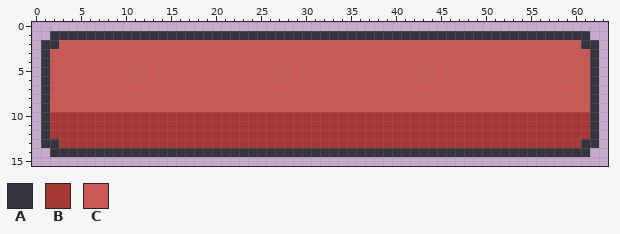
One commit to this pixel-art file: assets/Aseprite/health_bar.aseprite. Above is the file before it was changed.
64x16 pixels, 1 frame.
Palette (. is transparent): A #353540  B #a73835  C #ca5954
Pixels before, first column x 1:
 1 .AAAAAAAAAAAAAAAAAAAAAAAAAAAAAAAAAAAAAAAAAAAAAAAAAAAAAAAAAAAA.
 2 AACCCCCCCCCCCCCCCCCCCCCCCCCCCCCCCCCCCCCCCCCCCCCCCCCCCCCCCCCCAA
 3 ACCCCCCCCCCCCCCCCCCCCCCCCCCCCCCCCCCCCCCCCCCCCCCCCCCCCCCCCCCCCA
 4 ACCCCCCCCCCCCCCCCCCCCCCCCCCCCCCCCCCCCCCCCCCCCCCCCCCCCCCCCCCCCA
 5 ACCCCCCCCCCCCCCCCCCCCCCCCCCCCCCCCCCCCCCCCCCCCCCCCCCCCCCCCCCCCA
 6 ACCCCCCCCCCCCCCCCCCCCCCCCCCCCCCCCCCCCCCCCCCCCCCCCCCCCCCCCCCCCA
 7 ACCCCCCCCCCCCCCCCCCCCCCCCCCCCCCCCCCCCCCCCCCCCCCCCCCCCCCCCCCCCA
 8 ACCCCCCCCCCCCCCCCCCCCCCCCCCCCCCCCCCCCCCCCCCCCCCCCCCCCCCCCCCCCA
 9 ACCCCCCCCCCCCCCCCCCCCCCCCCCCCCCCCCCCCCCCCCCCCCCCCCCCCCCCCCCCCA
10 ABBBBBBBBBBBBBBBBBBBBBBBBBBBBBBBBBBBBBBBBBBBBBBBBBBBBBBBBBBBBA
11 ABBBBBBBBBBBBBBBBBBBBBBBBBBBBBBBBBBBBBBBBBBBBBBBBBBBBBBBBBBBBA
12 ABBBBBBBBBBBBBBBBBBBBBBBBBBBBBBBBBBBBBBBBBBBBBBBBBBBBBBBBBBBBA
13 AABBBBBBBBBBBBBBBBBBBBBBBBBBBBBBBBBBBBBBBBBBBBBBBBBBBBBBBBBBAA
14 .AAAAAAAAAAAAAAAAAAAAAAAAAAAAAAAAAAAAAAAAAAAAAAAAAAAAAAAAAAAA.
New version:
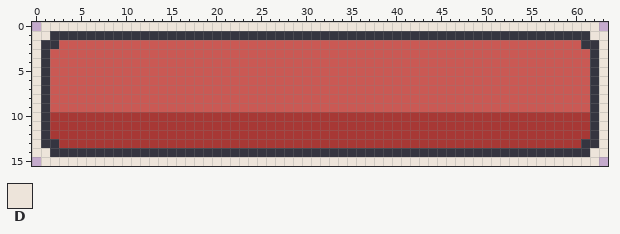
Colours new in this view: D #ede4da
From old to new:
layer "case" now shown
Changed rows in their new state; - is an unchanged pixel.
Layer "case":
first column x 0:
 0 -DDDDDDDDDDDDDDDDDDDDDDDDDDDDDDDDDDDDDDDDDDDDDDDDDDDDDDDDDDDDDD-
 1 DD------------------------------------------------------------DD
 2 D--------------------------------------------------------------D
 3 D--------------------------------------------------------------D
 4 D--------------------------------------------------------------D
 5 D--------------------------------------------------------------D
 6 D--------------------------------------------------------------D
 7 D--------------------------------------------------------------D
 8 D--------------------------------------------------------------D
 9 D--------------------------------------------------------------D
10 D--------------------------------------------------------------D
11 D--------------------------------------------------------------D
12 D--------------------------------------------------------------D
13 D--------------------------------------------------------------D
14 DD------------------------------------------------------------DD
15 -DDDDDDDDDDDDDDDDDDDDDDDDDDDDDDDDDDDDDDDDDDDDDDDDDDDDDDDDDDDDDD-
Boxes around the changes in both pictures, in picture pixels (x1, y1, x2, y2):
added: (32, 22, 608, 166)
